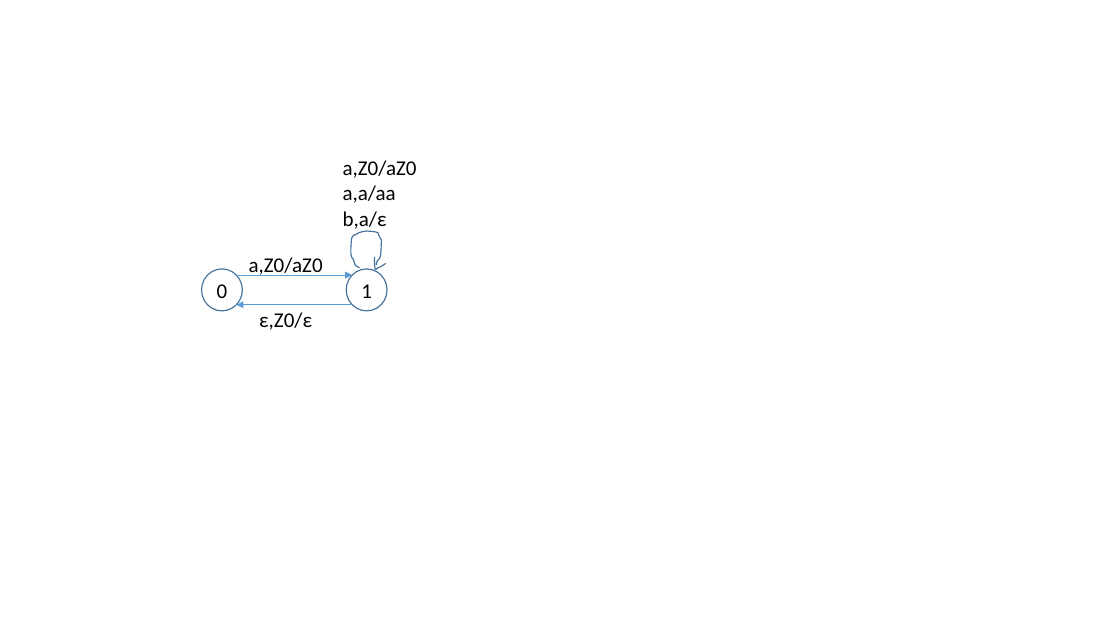
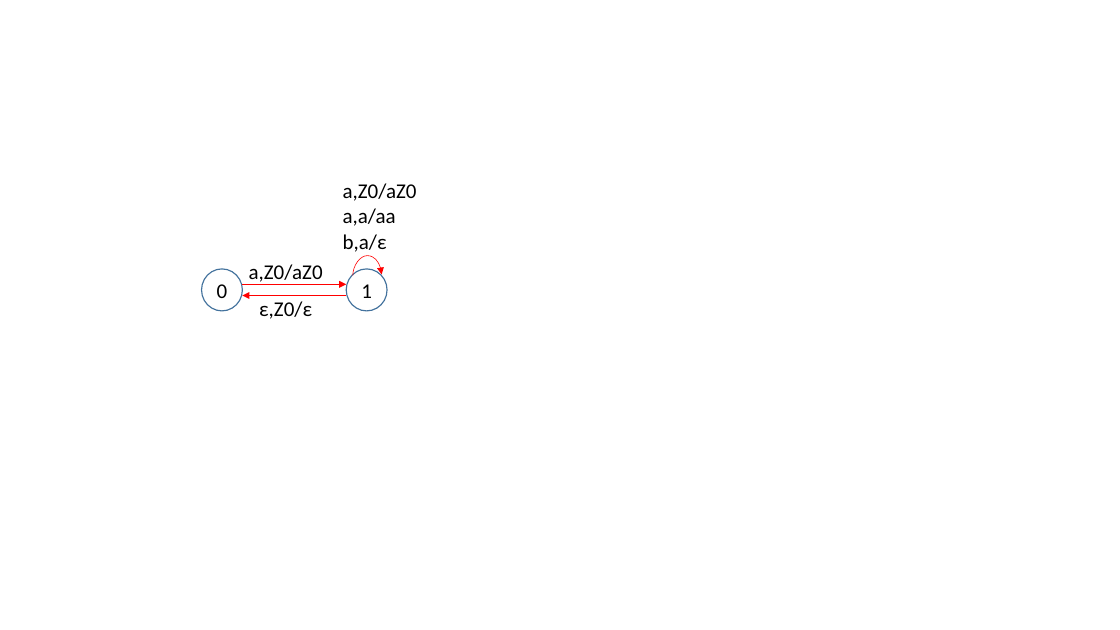
Before and after one commit to Waynefn/cpp_ds_algo, a slide deck: slide 68 of ppt.pptx (slide 59 before the commit). Drawn at 1120x630 pixels with LibreOffice and Linux fonts; fonts in the diff are those of the drawing. Boxes give left, top, right and bottom in pixels: in the first picture for what was removed or moved away, otherwise in the second. Text is boxed around its words. In the diff, an @@ line names an element or a change of style, - is before the commit and + after.

```diff
--- a/ppt.pptx
+++ b/ppt.pptx
@@ text "a,Z0/aZ0 a,a/aa": place and size @@
-text "a,Z0/aZ0 a,a/aa" at box(343, 160, 417, 232)
+text "a,Z0/aZ0 a,a/aa" at box(343, 183, 417, 252)
@@ freeform shape removed at box(351, 231, 381, 268) @@
@@ text "a,Z0/aZ0": place and size @@
-text "a,Z0/aZ0" at box(249, 257, 323, 276)
+text "a,Z0/aZ0" at box(249, 264, 323, 285)
@@ curved arrow added from (353, 276) to (381, 275), #FF0000 0.5 pt @@
@@ freeform shape removed at box(375, 257, 386, 270) @@
@@ arrow moved from (236, 275) - (352, 275) to (243, 284) - (346, 284) @@
@@ arrow (243, 284) - (346, 284): stroke #5B9BD5 0.5 pt to #FF0000 0.5 pt @@
@@ arrow moved from (352, 305) - (236, 305) to (346, 296) - (243, 296) @@
@@ arrow (346, 296) - (243, 296): stroke #5B9BD5 0.5 pt to #FF0000 0.5 pt @@
@@ text "ε,Z0/ε": place and size @@
-text "ε,Z0/ε" at box(259, 312, 312, 330)
+text "ε,Z0/ε" at box(259, 301, 312, 319)
```
Also in this commit, not shown: 4 other slides changed, 28 slides added, 11 other files.
